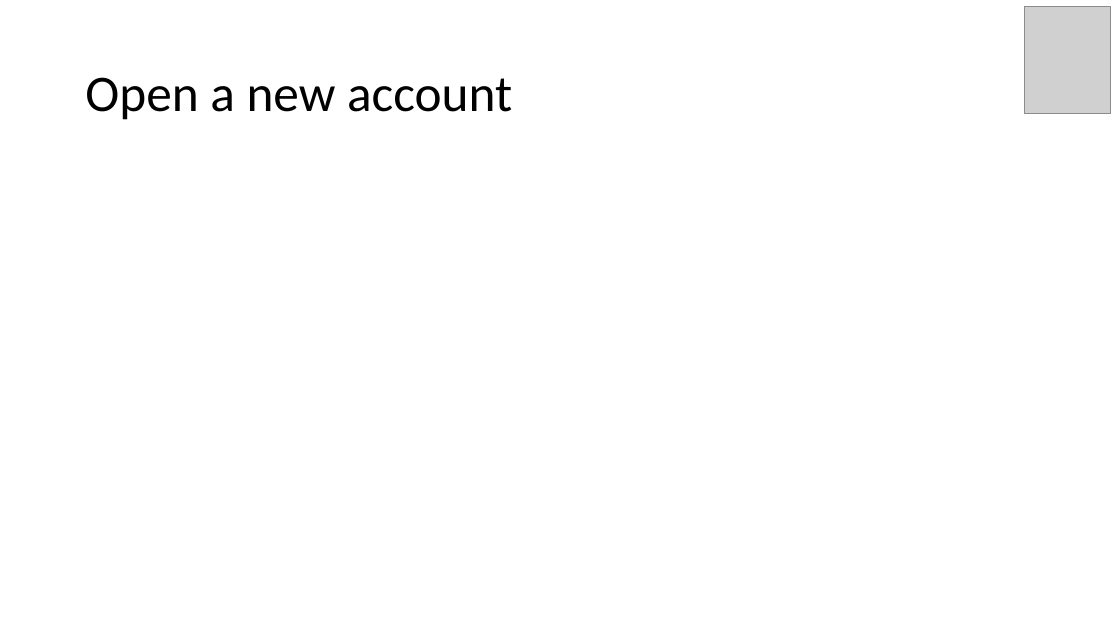
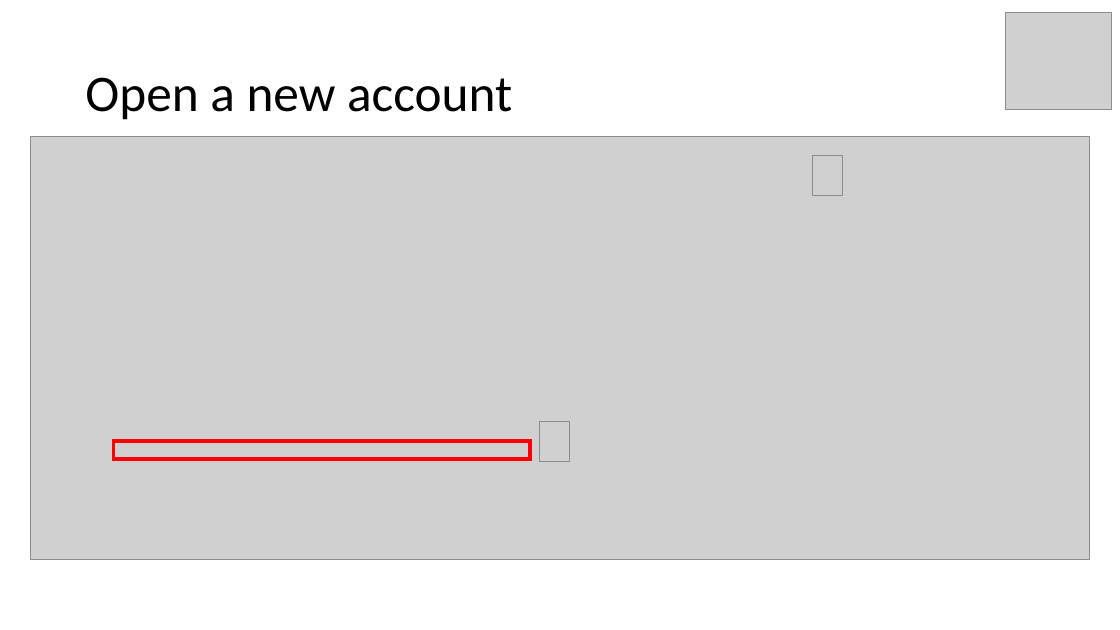
Before and after one commit to MerrionComputing/Presentations, a slide deck: slide 4 of Event sourcing on Azure functions code example.pptx (slide 2 before the commit). Drawn at 1120x630 pixels with LibreOffice and Linux fonts; fonts in the diff are those of the drawing; grey boxes stand for pictures. Boxes give left, top, right and bottom in pixels: in the first picture for what was removed or moved away, otherwise in the second. Text is boxed around its words. In the diff, an @@ line names an element or a change of style, - is before the commit and + after.

```diff
--- a/Event sourcing on Azure functions code example.pptx
+++ b/Event sourcing on Azure functions code example.pptx
@@ picture: place and size @@
-picture at [1024,7,1111,114]
+picture at [1006,13,1112,109]
@@ picture added at [30,137,1090,560] @@
@@ picture added at [812,155,843,196] @@
@@ rectangle added at [113,441,530,459], outline #FF0000 3 pt @@
@@ picture added at [539,422,570,462] @@
```
Also in this commit, not shown: 11 other slides changed, 5 slides added.
